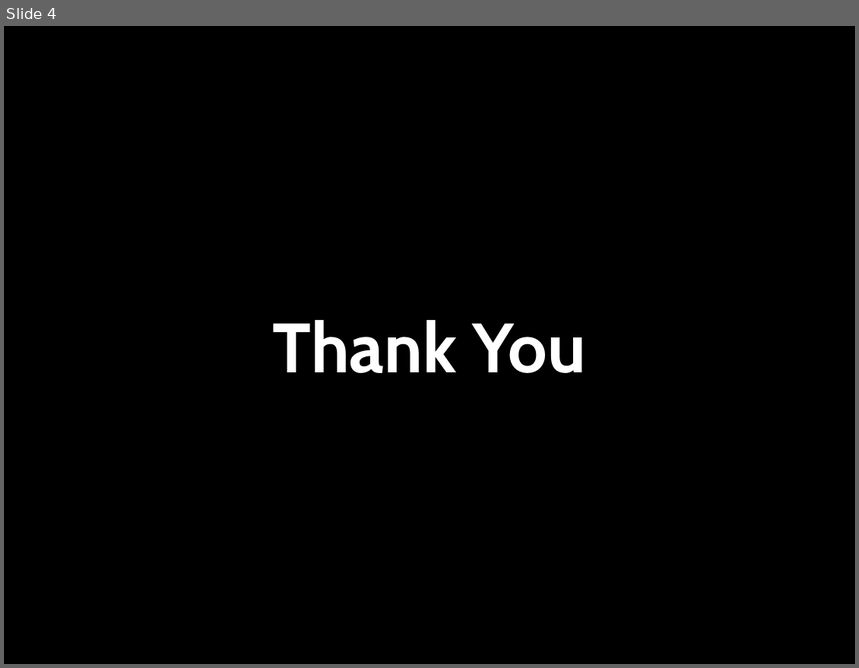
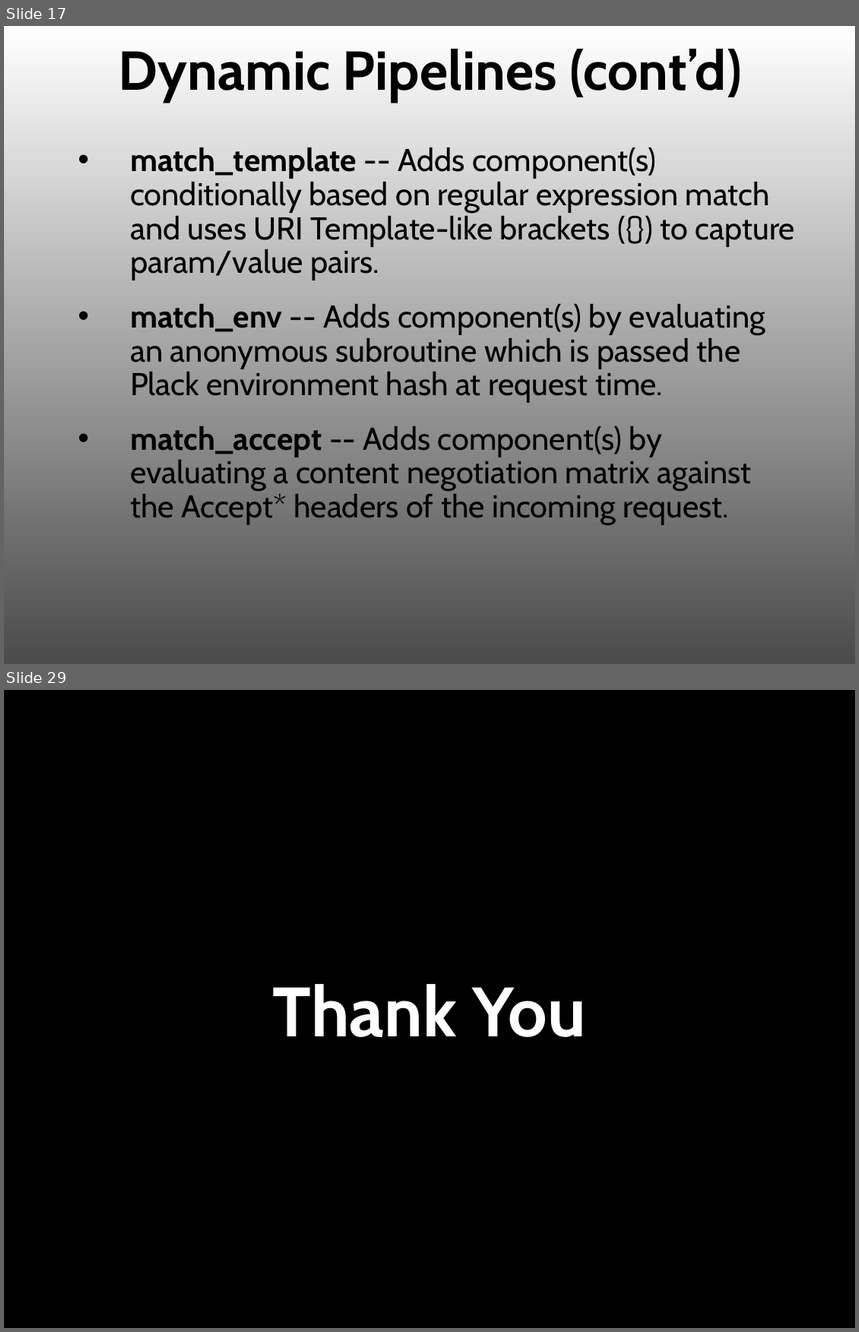
Before and after one commit to ubu/yapcna_2012, a slide deck: magpie.ppt. Shown one above the other, each under a label of ours: slide 4 before the commit, slides 17 and 29 after it; the slides between them are not shown. The pictures are 859x668 and 859x1332 pixels, drawn with LibreOffice and Linux fonts; fonts in the diff are those of the drawing. Boxes give left, top, right and bottom in pixels: in the first picture for what was removed or moved away, otherwise in the second. Text is boxed around its words. In the diff, an @@ line names an element or a change of style, - is before the commit and + after.

```diff
--- a/magpie.ppt
+++ b/magpie.ppt
@@ slide 17 added at [4,26,855,664], background gradient #FFFFFF to #4B4B4B @@
@@ title added at [119,49,742,103], 66 pt, text #000000, bold @@
+Dynamic Pipelines (cont’d)
@@ text added at [130,148,795,526], 38 pt, text #000000 @@
+• match_template -- Adds component(s) conditionally based on regular expression match and uses URI Template-like brackets ({}) to capture param/value pairs.
+• match_env -- Adds component(s) by evaluating an anonymous subroutine which is passed the Plack environment hash at request time.
+• match_accept -- Adds component(s) by evaluating a content negotiation matrix against the Accept* headers of the incoming request.
@@ what was slide 4 is now slide 29 @@
```
Also in this commit, not shown: 2 slides changed, 24 other slides added, 5 other files.
